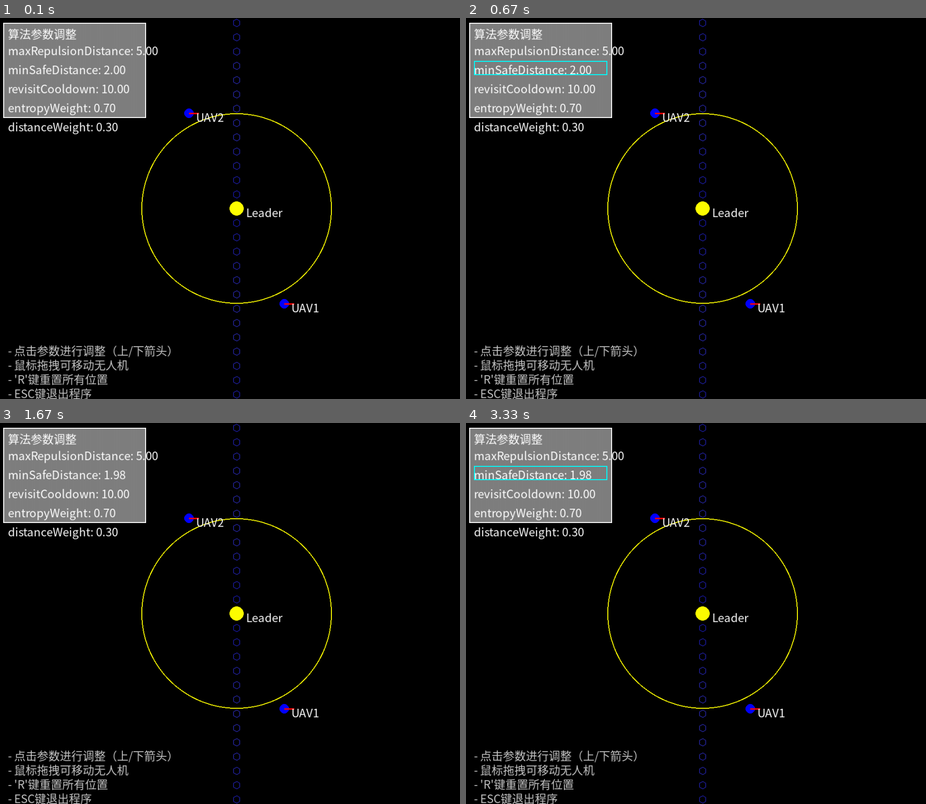
Above: before the commit, frames 1-4 (two rows, left to right).
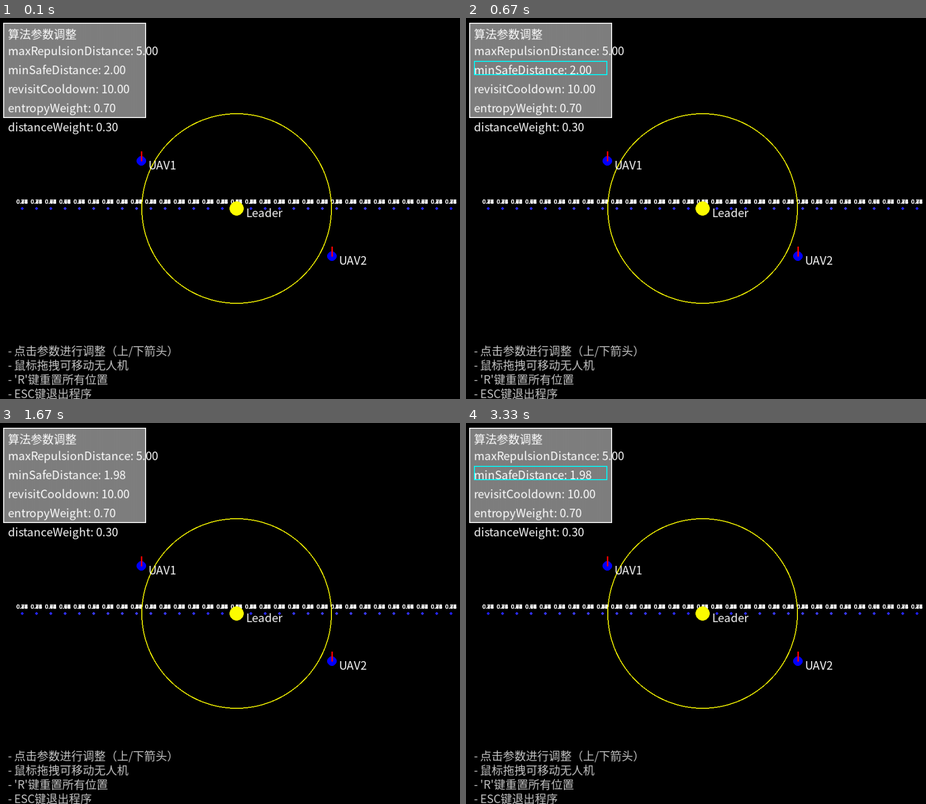
Above: after the commit, the same moments.

Repository: dfjgit/AirsimPythonAlgorithm
Game: pygame game, started from run_visualizer.py
The game is run twice, just before and just after one commit, with the same random seed, the same clock (stepped at 60 frames per second) and the same inputs.
Inputs (mouse positions are in pixels of both pictures, inside the frame that each line leads up to):
- Up to frame 1 (0.1 s): no input
- Up to frame 2 (0.67 s): press the mouse at (539, 71) at 0.37 s; move the mouse to (548, 109) at 0.47 s; release the mouse at (553, 151) at 0.6 s
- Up to frame 3 (1.67 s): hold Up 0.67-1.13 s; hold Down 1.17-1.47 s; click (409, 746) at 1.55 s
- Up to frame 4 (3.33 s): click (737, 525) at 2.28 s; press the mouse at (539, 476) at 2.6 s; move the mouse to (567, 605) at 2.7 s; release the mouse at (599, 735) at 2.83 s; click (539, 575) at 2.95 s; press the mouse at (539, 476) at 3.27 s

The runs differ from the first frame. In frame 1, 1.6% of the frame differs, in the area x 3-100%, y 0-100%; in frame 2, 1.6%; in frame 3, 1.6%; in frame 4, 1.6%.

Commit message:
更新可视化

Diff:
--- a/multirotor/Algorithm/simple_visualizer.py
+++ b/multirotor/Algorithm/simple_visualizer.py
@@ -75,9 +75,9 @@
 
     def world_to_screen(self, vector):
         """将世界坐标转换为屏幕坐标"""
-        # 使用z轴作为x轴，x轴作为y轴进行2D投影
-        screen_x = self.origin_x + vector.z * self.scale
-        screen_y = self.origin_y - vector.x * self.scale  # 负号是因为pygame的y轴向下
+        # 修正X轴方向：使用x轴作为x轴，z轴作为y轴进行2D投影
+        screen_x = self.origin_x + vector.x * self.scale
+        screen_y = self.origin_y - vector.z * self.scale  # 负号是因为pygame的y轴向下
         return int(screen_x), int(screen_y)
 
     def draw_grid(self, grid_data):
@@ -90,8 +90,17 @@
                 color_intensity = int(255 * (1 - min(1.0, cell.entropy)))
                 color = (color_intensity, color_intensity, 255)
 
-                # 绘制六边形
-                self.draw_hexagon(screen_x, screen_y, color)
+                # 绘制单一的点
+                pygame.draw.circle(self.screen, color, (screen_x, screen_y), 3)
+
+                # 显示熵值数值
+                if self.font:
+                    entropy_text = f"{cell.entropy:.2f}"
+                    # 创建小字体用于显示熵值
+                    small_font = pygame.font.SysFont(['SimHei', 'Microsoft YaHei', 'Arial'], 12)
+                    text_surface = small_font.render(entropy_text, True, self.WHITE)
+                    text_rect = text_surface.get_rect(center=(screen_x, screen_y - 15))
+                    self.screen.blit(text_surface, text_rect)
 
     def draw_hexagon(self, x, y, color):
         """绘制六边形"""
@@ -116,8 +125,8 @@
 
                         # 绘制方向指示
                         if 'finalMoveDir' in drone_info and drone_info['finalMoveDir']:
-                            dir_x = screen_x + drone_info['finalMoveDir'].z * 20
-                            dir_y = screen_y - drone_info['finalMoveDir'].x * 20  # 注意坐标系转换
+                            dir_x = screen_x + drone_info['finalMoveDir'].x * 20
+                            dir_y = screen_y - drone_info['finalMoveDir'].z * 20  # 注意坐标系转换
                             pygame.draw.line(self.screen, self.RED, (screen_x, screen_y), (dir_x, dir_y), 3)
 
                         # 绘制无人机名称
--- a/multirotor/DQN/DroneLearningEnv.py
+++ b/multirotor/DQN/DroneLearningEnv.py
@@ -10,8 +10,10 @@
 from multirotor.Algorithm.scanner_runtime_data import ScannerRuntimeData
 from multirotor.Algorithm.HexGridDataModel import HexGridDataModel
 
+
 class DroneLearningEnv:
     """无人机强化学习环境，提供OpenAI Gym风格的接口"""
+
     def __init__(self, server, drone_name):
         """
         初始化无人机学习环境
@@ -41,12 +43,12 @@
 
         # 奖励权重配置
         self.reward_config = {
-            'exploration_weight': 1.0,    # 探索新区域奖励权重
-            'efficiency_weight': 0.5,     # 扫描效率奖励权重
-            'collision_penalty': -5.0,    # 碰撞惩罚
-            'boundary_penalty': -2.0,     # 越界惩罚
-            'energy_penalty': -0.1,       # 能耗惩罚
-            'completion_reward': 100.0    # 完成奖励
+            'exploration_weight': 1.0,  # 探索新区域奖励权重
+            'efficiency_weight': 0.5,  # 扫描效率奖励权重
+            'collision_penalty': -5.0,  # 碰撞惩罚
+            'boundary_penalty': -2.0,  # 越界惩罚
+            'energy_penalty': -0.1,  # 能耗惩罚
+            'completion_reward': 100.0  # 完成奖励
         }
 
         # 记录上一步的状态，用于计算奖励
@@ -156,7 +158,7 @@
 
         # 组合所有状态特征
         state = (position + velocity + direction + coefficient_values +
-                leader_relative_pos + [scanned_area_ratio])
+                 leader_relative_pos + [scanned_area_ratio])
 
         return np.array(state, dtype=np.float32)
 
@@ -194,7 +196,8 @@
 
             # 如果距离过近，给予惩罚
             if min_distance < self.server.config_data.minSafeDistance and self.server.config_data.minSafeDistance > 0:
-                collision_penalty = self.reward_config['collision_penalty'] * (self.server.config_data.minSafeDistance - min_distance) / self.server.config_data.minSafeDistance
+                collision_penalty = self.reward_config['collision_penalty'] * (
+                            self.server.config_data.minSafeDistance - min_distance) / self.server.config_data.minSafeDistance
                 self._reward_components['collision'] = collision_penalty
 
         # 计算越界惩罚（检查是否超出Leader范围）
@@ -203,7 +206,8 @@
             if runtime_data.leader_position is not None:
                 distance_to_leader = (runtime_data.position - runtime_data.leader_position).magnitude()
                 if distance_to_leader > runtime_data.leader_scan_radius and runtime_data.leader_scan_radius > 0:
-                    boundary_penalty = self.reward_config['boundary_penalty'] * (distance_to_leader - runtime_data.leader_scan_radius) / runtime_data.leader_scan_radius
+                    boundary_penalty = self.reward_config['boundary_penalty'] * (
+                                distance_to_leader - runtime_data.leader_scan_radius) / runtime_data.leader_scan_radius
                     self._reward_components['boundary'] = boundary_penalty
 
         # 计算能耗惩罚（基于动作幅度）
@@ -214,7 +218,8 @@
             curr_direction = current_state[6:9]
 
             # 计算方向变化的角度（余弦相似度）
-            direction_change = 1 - np.dot(prev_direction, curr_direction) / (np.linalg.norm(prev_direction) * np.linalg.norm(curr_direction) + 1e-8)
+            direction_change = 1 - np.dot(prev_direction, curr_direction) / (
+                        np.linalg.norm(prev_direction) * np.linalg.norm(curr_direction) + 1e-8)
 
             # 应用能耗惩罚
             self._reward_components['energy'] = direction_change * self.reward_config['energy_penalty']
@@ -271,7 +276,6 @@
     def _check_done(self):
         """检查是否完成任务"""
         total_area = self._estimate_total_area()
-
         # 避免除零错误
         if total_area == 0:
             return False
--- a/multirotor/DQN/drone_visualizer.py
+++ b/multirotor/DQN/drone_visualizer.py
@@ -105,15 +105,15 @@
 
     def world_to_screen(self, vector):
         """将世界坐标转换为屏幕坐标"""
-        # 使用z轴作为x轴，x轴作为y轴进行2D投影
-        screen_x = self.origin_x + vector.z * self.scale
-        screen_y = self.origin_y - vector.x * self.scale  # 负号是因为pygame的y轴向下
+        # 修正X轴方向：使用x轴作为x轴，z轴作为y轴进行2D投影
+        screen_x = self.origin_x + vector.x * self.scale
+        screen_y = self.origin_y - vector.z * self.scale  # 负号是因为pygame的y轴向下
         return int(screen_x), int(screen_y)
 
     def screen_to_world(self, screen_x, screen_y):
         """将屏幕坐标转换为世界坐标"""
-        world_z = (screen_x - self.origin_x) / self.scale
-        world_x = (self.origin_y - screen_y) / self.scale
+        world_x = (screen_x - self.origin_x) / self.scale
+        world_z = (self.origin_y - screen_y) / self.scale
         return Vector3(world_x, 0, world_z)
 
     def draw_grid(self):
@@ -125,8 +125,16 @@
             color_intensity = int(255 * (1 - min(1.0, cell.entropy)))
             color = (color_intensity, color_intensity, 255)
 
-            # 绘制六边形
-            self.draw_hexagon(screen_x, screen_y, color)
+            # 绘制单一的点
+            pygame.draw.circle(self.screen, color, (screen_x, screen_y), 3)
+
+            # 显示熵值数值
+            entropy_text = f"{cell.entropy:.2f}"
+            # 创建小字体用于显示熵值
+            small_font = pygame.font.SysFont(['SimHei', 'Microsoft YaHei', 'Arial'], 12)
+            text_surface = small_font.render(entropy_text, True, self.WHITE)
+            text_rect = text_surface.get_rect(center=(screen_x, screen_y - 15))
+            self.screen.blit(text_surface, text_rect)
 
     def draw_hexagon(self, x, y, color):
         """绘制六边形"""
@@ -147,8 +155,8 @@
             pygame.draw.circle(self.screen, self.BLUE, (screen_x, screen_y), 10)
 
             # 绘制方向指示
-            dir_x = screen_x + drone.finalMoveDir.z * 20
-            dir_y = screen_y - drone.finalMoveDir.x * 20  # 注意坐标系转换
+            dir_x = screen_x + drone.finalMoveDir.x * 20
+            dir_y = screen_y - drone.finalMoveDir.z * 20  # 注意坐标系转换
             pygame.draw.line(self.screen, self.RED, (screen_x, screen_y), (dir_x, dir_y), 3)
 
             # 绘制无人机名称
